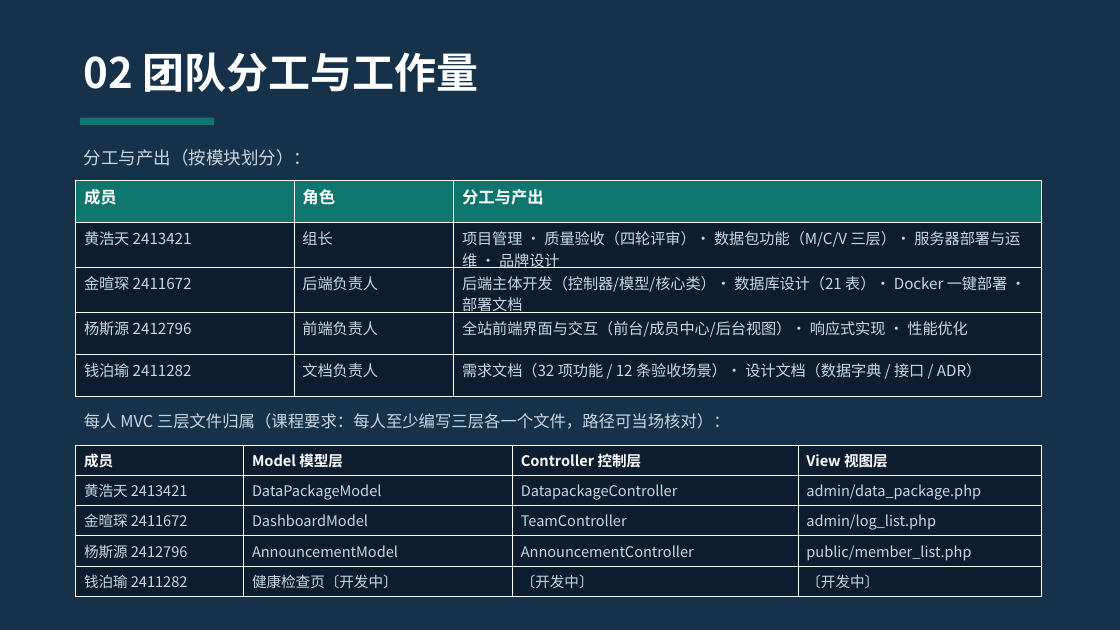
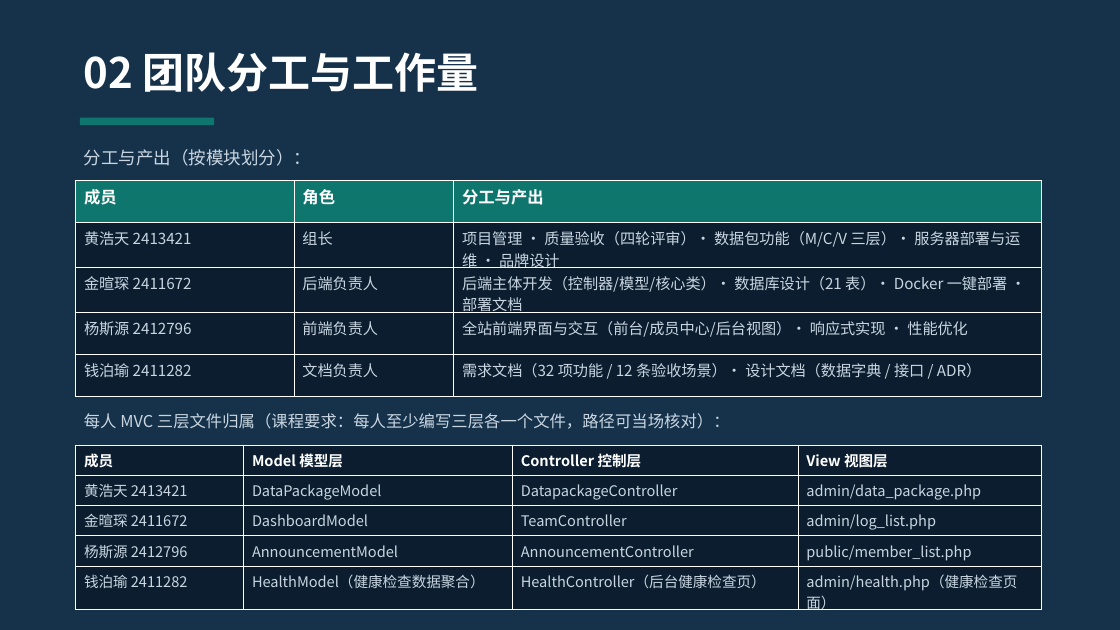
Before and after one commit to mon3trteam/nku2026DBdev, a slide deck: slide 4 of code/data/team/06-项目展示PPT/M立方队_项目展示PPT(2413421_2411672_2412796_2411282).pptx. Drawn at 1120x630 pixels with LibreOffice and Linux fonts; fonts in the diff are those of the drawing. Boxes give left, top, right and bottom in pixels: in the first picture for what was removed or moved away, otherwise in the second. Text is boxed around its words. In the diff, an @@ line names an element or a change of style, - is before the commit and + after.

Commit message:
fix(PPT): 事实核查修正——钱泊瑜MVC三件套落表、控制器/模型13/15、89个PHP、14天、访问719并重截看板图、展望替换已实现项、页脚M立方队；讲稿同步7处

```diff
--- a/code/data/team/06-项目展示PPT/M立方队_项目展示PPT(2413421_2411672_2412796_2411282).pptx
+++ b/code/data/team/06-项目展示PPT/M立方队_项目展示PPT(2413421_2411672_2412796_2411282).pptx
@@ table at (76, 445, 1042, 614) @@
-row 5: 钱泊瑜 2411282 | 健康检查页〔开发中〕 | 〔开发中〕 | 〔开发中〕
+row 5: 钱泊瑜 2411282 | HealthModel（健康检查数据聚合） | HealthController（后台健康检查页） | admin/health.php（健康检查页面）
```
Also in this commit, not shown: 6 other slides changed, 4 other files.
